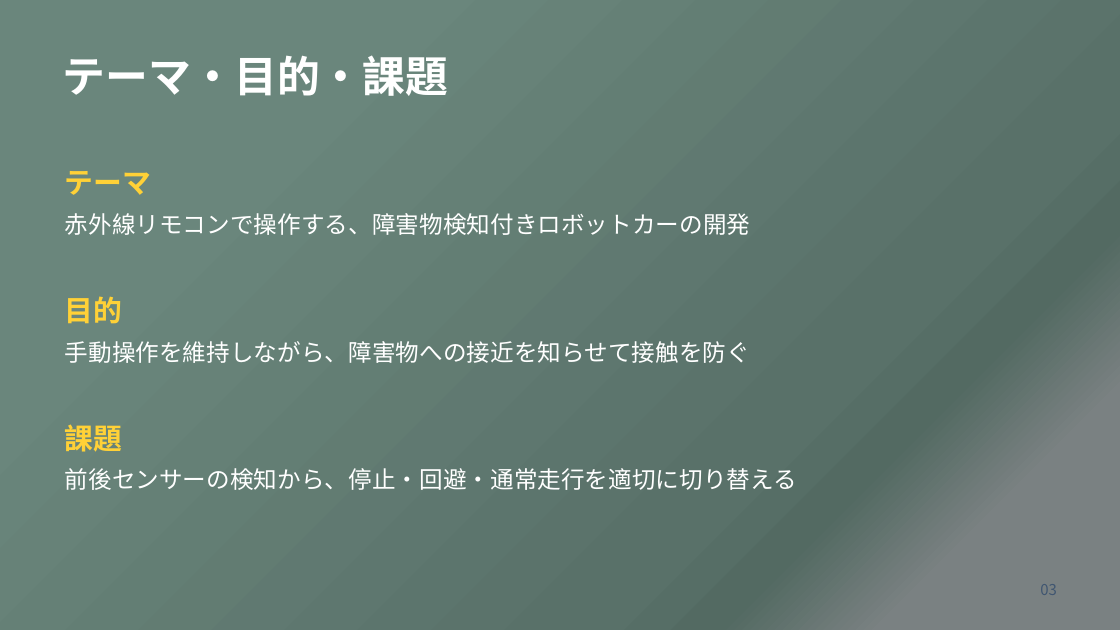
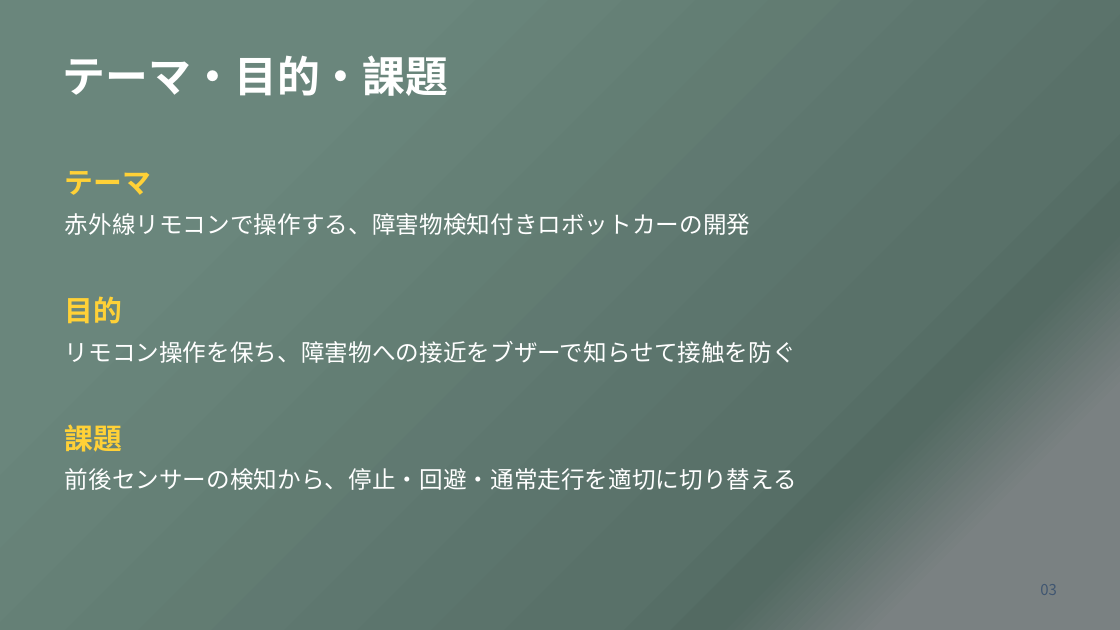
Before and after one commit to aaa1550/-, a slide deck: slide 3 of docs/files/OSOYOO_robot_car_presentation.pptx. Drawn at 1120x630 pixels with LibreOffice and Linux fonts; fonts in the diff are those of the drawing. Boxes give left, top, right and bottom in pixels: in the first picture for what was removed or moved away, otherwise in the second. Text is boxed around its words. In the diff, an @@ line names an element or a change of style, - is before the commit and + after.

```diff
--- a/docs/files/OSOYOO_robot_car_presentation.pptx
+++ b/docs/files/OSOYOO_robot_car_presentation.pptx
@@ text at [65,341,796,363]: text changed @@
-手動操作を維持しながら、障害物への接近を知らせて接触を防ぐ
+リモコン操作を保ち、障害物への接近をブザーで知らせて接触を防ぐ
```
Also in this commit, not shown: 6 other slides changed, 3 other files.
